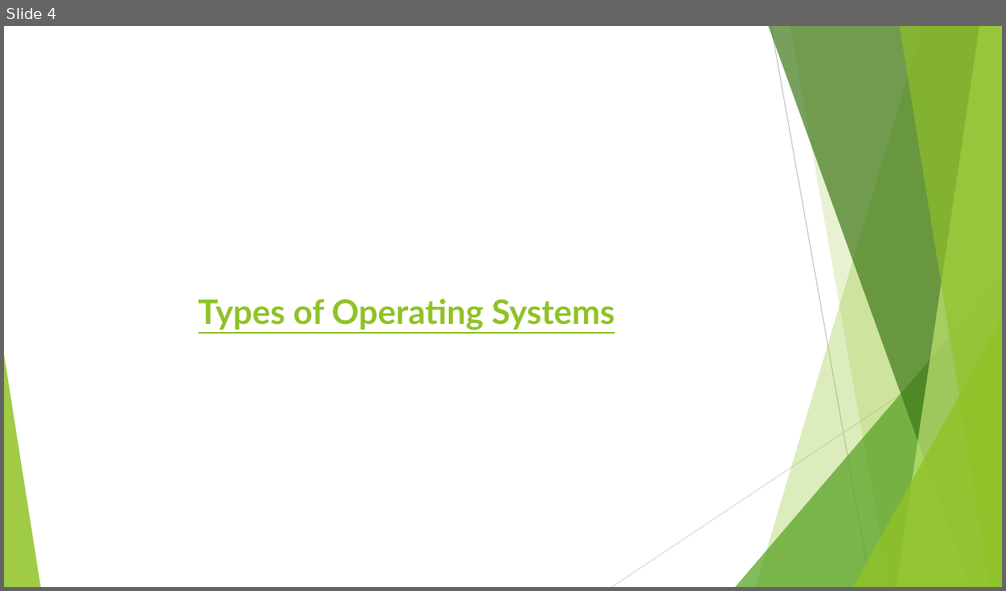
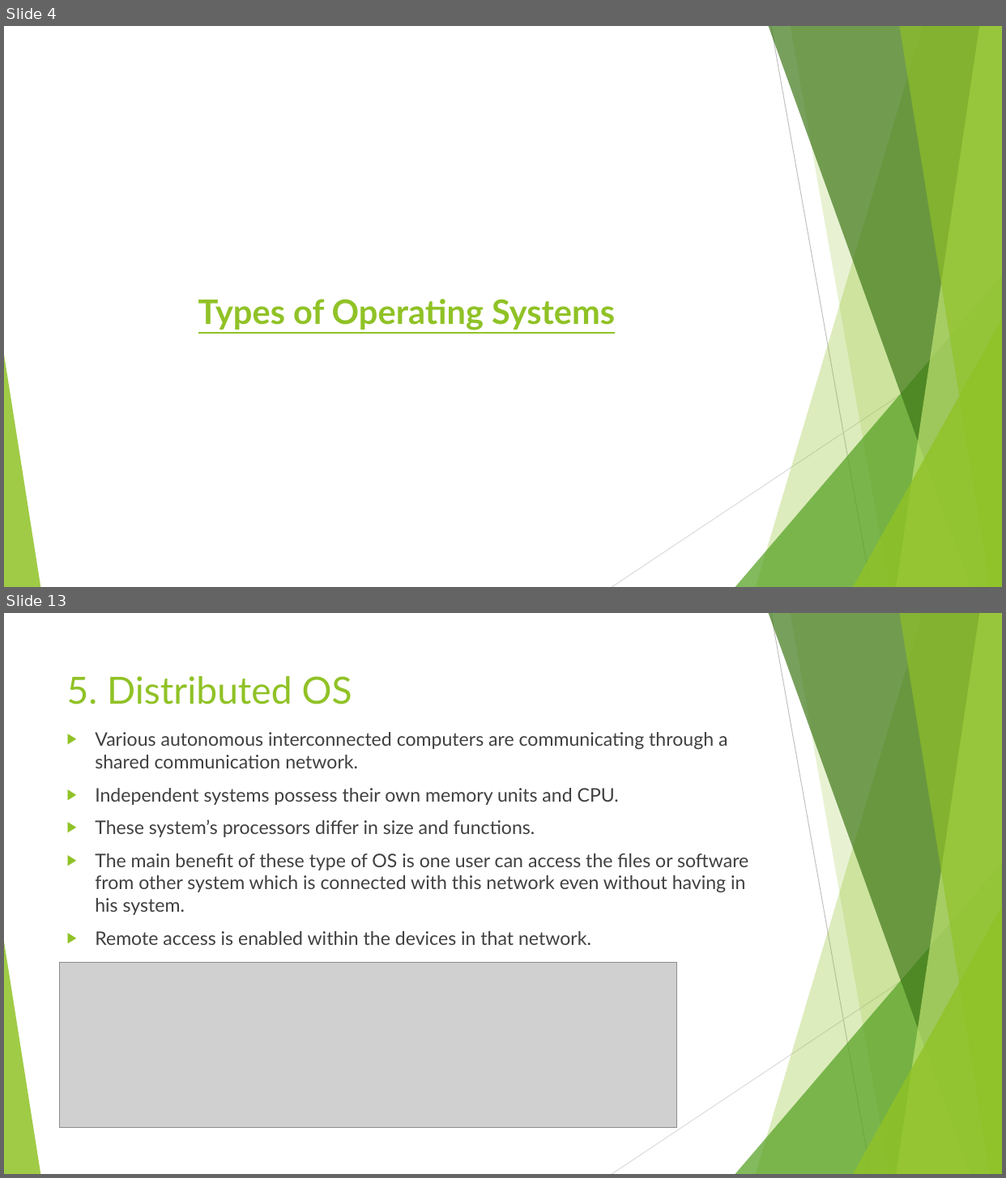
Before and after one commit to jasjaseemkp/DevOps, a slide deck: Operating System Basics/Operating Systems Basics.pptx. Shown one above the other, each under a label of ours: slide 4 before the commit, slides 4 and 13 after it; the slides between them are not shown. The pictures are 1006x591 and 1006x1178 pixels, drawn with LibreOffice and Linux fonts; fonts in the diff are those of the drawing; grey boxes stand for pictures. Boxes give left, top, right and bottom in pixels: in the first picture for what was removed or moved away, otherwise in the second. Text is boxed around its words. In the diff, an @@ line names an element or a change of style, - is before the commit and + after.

Commit message:
Operating systems basics is modified 29/03/2025

```diff
--- a/Operating System Basics/Operating Systems Basics.pptx
+++ b/Operating System Basics/Operating Systems Basics.pptx
@@ slide 13 added at <box>4,613,1002,1174</box>, background #FFFFFF; not listed: 10 template elements that a slide beside it also shows @@
@@ title added at <box>67,676,352,705</box>, 36 pt, text #90C226 @@
+5. Distributed OS
@@ text added at <box>95,732,748,945</box>, 18 pt, text #404040 @@
+▶ Various autonomous interconnected computers are communicating through a shared communication network.
+▶ Independent systems possess their own memory units and CPU.
+▶ These system’s processors differ in size and functions.
+▶ The main benefit of these type of OS is one user can access the files or software from other system which is connected with this network even without having in his system.
+▶ Remote access is enabled within the devices in that network.
@@ picture added at <box>59,963,677,1128</box> @@
```
Also in this commit, not shown: 11 other slides added.
